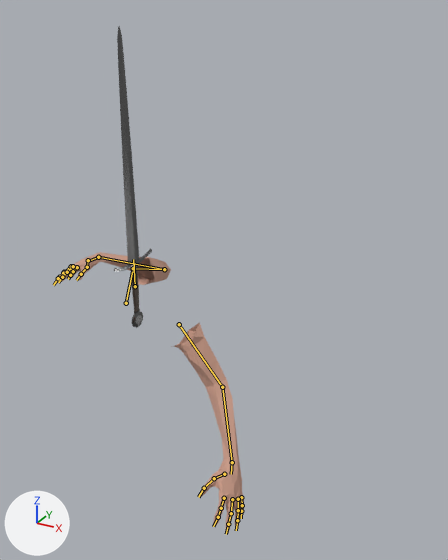
The Blender file ScoopsField/res/items/kings_sword/kings_sword.blend: old version first, new version second.
Camera for both pictures: a camera (50 mm lens) standing at (1.2, -1.55, 0.87) and looking at (0.3, 0.08, 0.06). Lighting does not change. The marker at lower left points along +X, +Y and +Z. The older version comes first. The bones that change, and the others that lie on the model, are drawn over the model as lines.

Objects in the first picture: 'Cylinder', 'Viewmodel'.
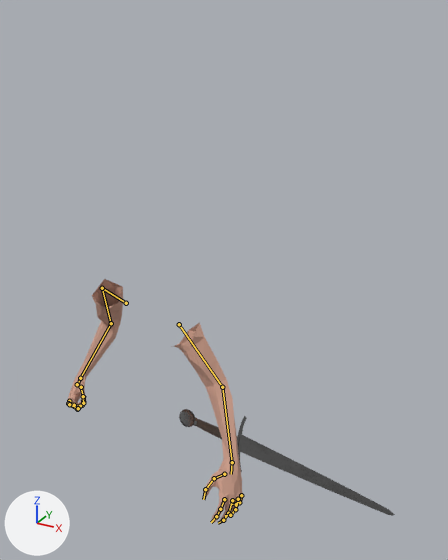
The newer file adds an action. The first version stands in its rest pose; the second is drawn at frame 34 of the action 'unequip'.

The change, as a diff of the scene's bpy script:
```diff
--- a/ScoopsField/res/items/kings_sword/kings_sword.blend.py
+++ b/ScoopsField/res/items/kings_sword/kings_sword.blend.py
@@ bone_index_01_l @@
 bone_index_01_l = bpy.data.objects['Skeleton'].pose.bones['index_01_l']  # child of 'hand_l'
-bone_index_01_l.location = (0.0, 0.0, 0.0)
-bone_index_01_l.rotation_quaternion = (1.0, 0.0, 0.0, 0.0)  # degrees (0, 0, 0)
+bone_index_01_l.location = (0.001, 0.003, -0.001)
+bone_index_01_l.rotation_quaternion = (0.995, 0.102, 0.0, 0.0)  # degrees (12, 0, 0)
@@ bone_middle_01_l @@
 bone_middle_01_l = bpy.data.objects['Skeleton'].pose.bones['middle_01_l']  # child of 'hand_l'
-bone_middle_01_l.location = (0.0, 0.0, 0.0)
-bone_middle_01_l.rotation_quaternion = (1.0, 0.0, 0.0, 0.0)  # degrees (0, 0, 0)
+bone_middle_01_l.location = (0.001, 0.002, 0.001)
+bone_middle_01_l.rotation_quaternion = (0.987, 0.159, 0.0, 0.0)  # degrees (18, 0, 0)
@@ bone_pinky_01_l @@
 bone_pinky_01_l = bpy.data.objects['Skeleton'].pose.bones['pinky_01_l']  # child of 'hand_l'
-bone_pinky_01_l.location = (0.0, 0.0, 0.0)
-bone_pinky_01_l.rotation_quaternion = (1.0, 0.0, 0.0, 0.0)  # degrees (0, 0, 0)
+bone_pinky_01_l.location = (0.0, -0.006, 0.0)
+bone_pinky_01_l.rotation_quaternion = (0.976, 0.218, 0.0, 0.0)  # degrees (25, 0, 0)
@@ bone_ring_01_l @@
 bone_ring_01_l = bpy.data.objects['Skeleton'].pose.bones['ring_01_l']  # child of 'hand_l'
-bone_ring_01_l.location = (0.0, 0.0, 0.0)
-bone_ring_01_l.rotation_quaternion = (1.0, 0.0, 0.0, 0.0)  # degrees (0, 0, 0)
+bone_ring_01_l.location = (0.0, 0.0, 0.001)
+bone_ring_01_l.rotation_quaternion = (0.981, 0.195, 0.0, 0.0)  # degrees (22, 0, 0)
@@ bone_thumb_02_l @@
 bone_thumb_02_l = bpy.data.objects['Skeleton'].pose.bones['thumb_02_l']  # child of 'thumb_01_l'
-bone_thumb_02_l.rotation_quaternion = (1.0, 0.0, 0.0, 0.0)  # degrees (0, 0, 0)
+bone_thumb_02_l.rotation_quaternion = (0.991, 0.13, 0.0, 0.0)  # degrees (15, 0, 0)
@@ bone_index_01_r @@
 bone_index_01_r = bpy.data.objects['Skeleton'].pose.bones['index_01_r']  # child of 'hand_r'
-bone_index_01_r.location = (0.0, 0.0, 0.0)
-bone_index_01_r.rotation_quaternion = (1.0, 0.0, 0.0, 0.0)  # degrees (0, 0, 0)
+bone_index_01_r.location = (0.001, 0.0, 0.002)
+bone_index_01_r.rotation_quaternion = (0.855, 0.435, 0.0, 0.0)  # degrees (54, 0, 0)
@@ bone_middle_01_r @@
 bone_middle_01_r = bpy.data.objects['Skeleton'].pose.bones['middle_01_r']  # child of 'hand_r'
-bone_middle_01_r.location = (0.0, 0.0, 0.0)
-bone_middle_01_r.rotation_quaternion = (1.0, 0.0, 0.0, 0.0)  # degrees (0, 0, 0)
+bone_middle_01_r.location = (0.001, -0.002, 0.002)
+bone_middle_01_r.rotation_quaternion = (0.843, 0.504, 0.0, 0.0)  # degrees (62, 0, 0)
@@ bone_middle_02_r @@
 bone_middle_02_r = bpy.data.objects['Skeleton'].pose.bones['middle_02_r']  # child of 'middle_01_r'
-bone_middle_02_r.rotation_quaternion = (1.0, 0.0, 0.0, 0.0)  # degrees (0, 0, 0)
+bone_middle_02_r.rotation_quaternion = (0.995, 0.081, 0.0, 0.0)  # degrees (9, 0, 0)
@@ bone_middle_03_r @@
 bone_middle_03_r = bpy.data.objects['Skeleton'].pose.bones['middle_03_r']  # child of 'middle_02_r'
-bone_middle_03_r.rotation_quaternion = (1.0, 0.0, 0.0, 0.0)  # degrees (0, 0, 0)
+bone_middle_03_r.rotation_quaternion = (0.945, -0.25, 0.0, 0.0)  # degrees (-30, 0, 0)
@@ bone_pinky_01_r @@
 bone_pinky_01_r = bpy.data.objects['Skeleton'].pose.bones['pinky_01_r']  # child of 'hand_r'
-bone_pinky_01_r.location = (0.0, 0.0, 0.0)
-bone_pinky_01_r.rotation_quaternion = (1.0, 0.0, 0.0, 0.0)  # degrees (0, 0, 0)
+bone_pinky_01_r.location = (-0.001, -0.002, 0.01)
+bone_pinky_01_r.rotation_quaternion = (0.756, 0.629, 0.0, 0.0)  # degrees (80, 0, 0)
@@ bone_pinky_02_r @@
 bone_pinky_02_r = bpy.data.objects['Skeleton'].pose.bones['pinky_02_r']  # child of 'pinky_01_r'
-bone_pinky_02_r.rotation_quaternion = (1.0, 0.0, 0.0, 0.0)  # degrees (0, 0, 0)
+bone_pinky_02_r.rotation_quaternion = (0.958, -0.267, 0.0, 0.0)  # degrees (-31, 0, 0)
@@ bone_pinky_03_r @@
 bone_pinky_03_r = bpy.data.objects['Skeleton'].pose.bones['pinky_03_r']  # child of 'pinky_02_r'
-bone_pinky_03_r.rotation_quaternion = (1.0, 0.0, 0.0, 0.0)  # degrees (0, 0, 0)
+bone_pinky_03_r.rotation_quaternion = (0.99, -0.124, 0.0, 0.0)  # degrees (-14, 0, 0)
@@ bone_ring_01_r @@
 bone_ring_01_r = bpy.data.objects['Skeleton'].pose.bones['ring_01_r']  # child of 'hand_r'
-bone_ring_01_r.location = (0.0, 0.0, 0.0)
-bone_ring_01_r.rotation_quaternion = (1.0, 0.0, 0.0, 0.0)  # degrees (0, 0, 0)
+bone_ring_01_r.location = (0.001, -0.002, 0.005)
+bone_ring_01_r.rotation_quaternion = (0.812, 0.531, 0.0, 0.0)  # degrees (66, 0, 0)
@@ bone_ring_03_r @@
 bone_ring_03_r = bpy.data.objects['Skeleton'].pose.bones['ring_03_r']  # child of 'ring_02_r'
-bone_ring_03_r.rotation_quaternion = (1.0, 0.0, 0.0, 0.0)  # degrees (0, 0, 0)
+bone_ring_03_r.rotation_quaternion = (0.943, -0.169, 0.0, 0.0)  # degrees (-20, 0, 0)
@@ bone_thumb_01_r @@
 bone_thumb_01_r = bpy.data.objects['Skeleton'].pose.bones['thumb_01_r']  # child of 'hand_r'
-bone_thumb_01_r.rotation_euler = (0.0, 0.0, 0.0)  # degrees (0, 0, 0)
+bone_thumb_01_r.rotation_euler = (-0.0175, -0.209, 0.122)  # degrees (-1, -12, 7)
@@ bone_thumb_02_r @@
 bone_thumb_02_r = bpy.data.objects['Skeleton'].pose.bones['thumb_02_r']  # child of 'thumb_01_r'
-bone_thumb_02_r.rotation_quaternion = (1.0, 0.0, 0.0, 0.0)  # degrees (0, 0, 0)
+bone_thumb_02_r.rotation_quaternion = (0.95, 0.299, 0.0, 0.0)  # degrees (35, 0, 0)
@@ bone_weapon_r @@
 bone_weapon_r = bpy.data.objects['Skeleton'].pose.bones['weapon_r']  # child of 'root'
-bone_weapon_r.location = (0.0, 0.0, 0.0)
-bone_weapon_r.rotation_quaternion = (1.0, 0.0, 0.0, 0.0)  # degrees (0, 0, 0)
+bone_weapon_r.location = (0.375, -0.41, 0.091)
+bone_weapon_r.rotation_quaternion = (0.382, -0.086, 0.256, -0.884)  # degrees (-31, 3, -134)
@@ bone_hand_ik_r @@
 bone_hand_ik_r = bpy.data.objects['Skeleton'].pose.bones['hand_ik_r']  # child of 'root'
-bone_hand_ik_r.location = (0.0, 0.0, 0.0)
-bone_hand_ik_r.rotation_quaternion = (1.0, 0.0, 0.0, 0.0)  # degrees (0, 0, 0)
+bone_hand_ik_r.location = (-0.166, -0.363, 0.701)
+bone_hand_ik_r.rotation_quaternion = (0.116, 0.224, 0.933, 0.257)  # degrees (-32, 174, -29)
```

What differs and where, as boxes [x1, y1, x2, y2] in the pictures (448 x 560 px):
'Viewmodel', posed (7% narrower, 13% shorter): before [54, 252, 244, 534]; after [67, 279, 243, 524]
'Cylinder', posed (456% wider, 64% shorter): before [114, 26, 152, 328]; after [179, 409, 395, 516]
bone 'index_01_l', root to tip: before (224, 498) to (221, 508); after (224, 499) to (220, 509)
bone 'middle_01_l', root to tip: before (232, 499) to (231, 513); after (232, 500) to (228, 513)
bone 'pinky_01_l', root to tip: before (241, 497) to (242, 505); after (241, 495) to (239, 502)
bone 'ring_01_l', root to tip: before (238, 499) to (238, 510); after (238, 499) to (235, 509)
bone 'thumb_02_l', root to tip: before (214, 478) to (204, 488); after (214, 478) to (205, 489)
bone 'index_01_r', root to tip: before (70, 267) to (64, 272); after (69, 401) to (75, 406)
bone 'middle_01_r', root to tip: before (71, 266) to (63, 273); after (68, 403) to (77, 409)
bone 'middle_02_r', root to tip: before (63, 273) to (58, 278); after (77, 409) to (83, 403)
bone 'middle_03_r', root to tip: before (58, 278) to (53, 285); after (83, 403) to (83, 395)
bone 'pinky_01_r', root to tip: before (77, 267) to (73, 271); after (74, 405) to (80, 406)
bone 'pinky_02_r', root to tip: before (73, 271) to (70, 275); after (80, 406) to (83, 402)
bone 'pinky_03_r', root to tip: before (70, 275) to (68, 279); after (83, 402) to (84, 396)
bone 'ring_01_r', root to tip: before (73, 266) to (67, 272); after (69, 404) to (78, 408)
bone 'ring_03_r', root to tip: before (62, 277) to (58, 282); after (83, 403) to (82, 395)
bone 'thumb_01_r', root to tip: before (88, 260) to (87, 267); after (77, 384) to (81, 387)
bone 'thumb_02_r', root to tip: before (87, 267) to (81, 274); after (81, 387) to (83, 396)
